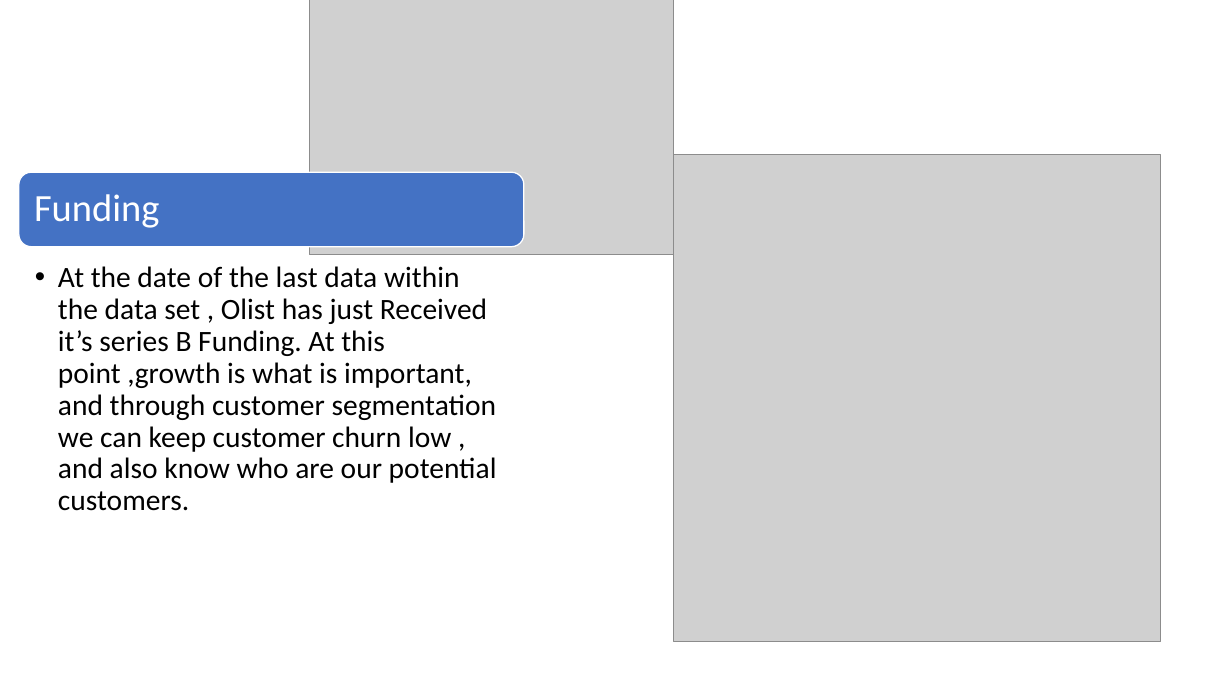
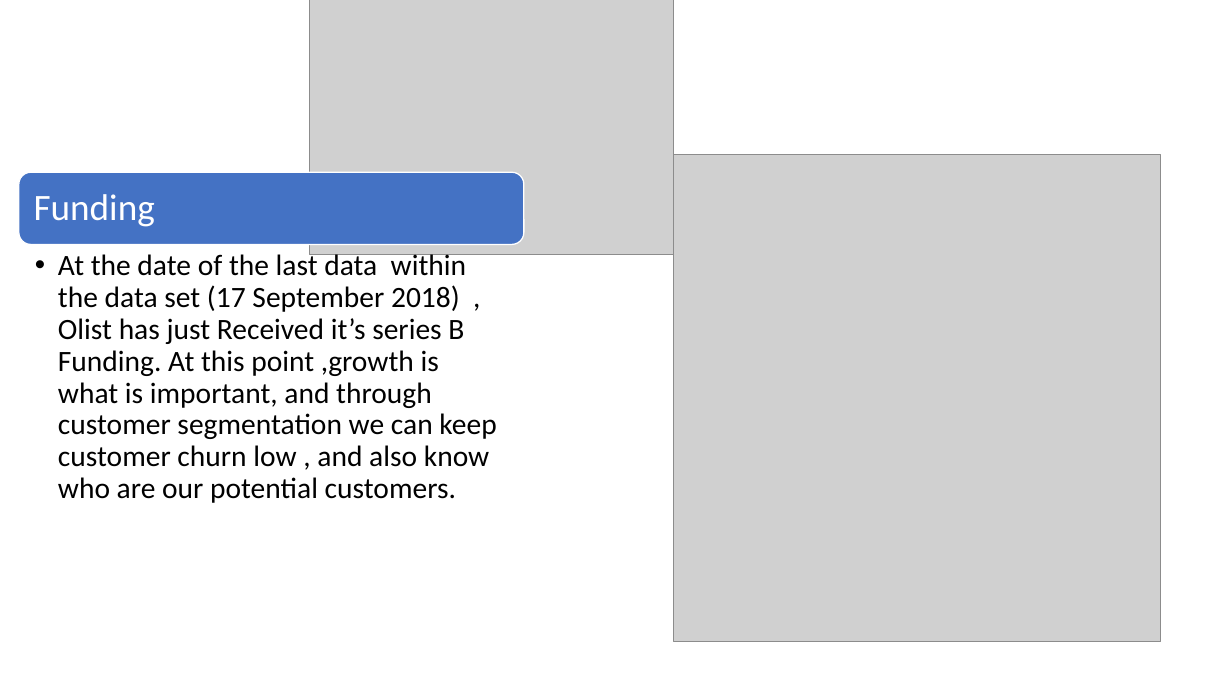
Before and after one commit to nicholasnehemia95/Olist-Ecommerce-Customer-Segmentation, a slide deck: slide 10 of Customer Segmentation of Olist Ecommerce Customers in Sao.pptx. Drawn at 1232x693 pixels with LibreOffice and Linux fonts; fonts in the diff are those of the drawing; grey boxes stand for pictures. Boxes give left, top, right and bottom in pixels: in the first picture for what was removed or moved away, otherwise in the second. Text is boxed around its words. In the diff, an @@ line names an element or a change of style, - is before the commit and + after.

```diff
--- a/Customer Segmentation of Olist Ecommerce Customers in Sao.pptx
+++ b/Customer Segmentation of Olist Ecommerce Customers in Sao.pptx
@@ text "Funding" at (34,194,155,227): size 30 to 29 pt @@
@@ text at (58,251,496,503): text changed @@
-  • At the date of the last data within the data set , Olist has just Received it’s series B Funding. At this point ,growth is what is important, and through customer segmentation we can keep customer churn low , and also know who are our potential customers.
+  • At the date of the last data within the data set (17 September 2018) , Olist has just Received it’s series B Funding. At this point ,growth is what is important, and through customer segmentation we can keep customer churn low , and also know who are our potential customers.
```
Also in this commit, not shown: 1 other slide changed, 2 other files.
